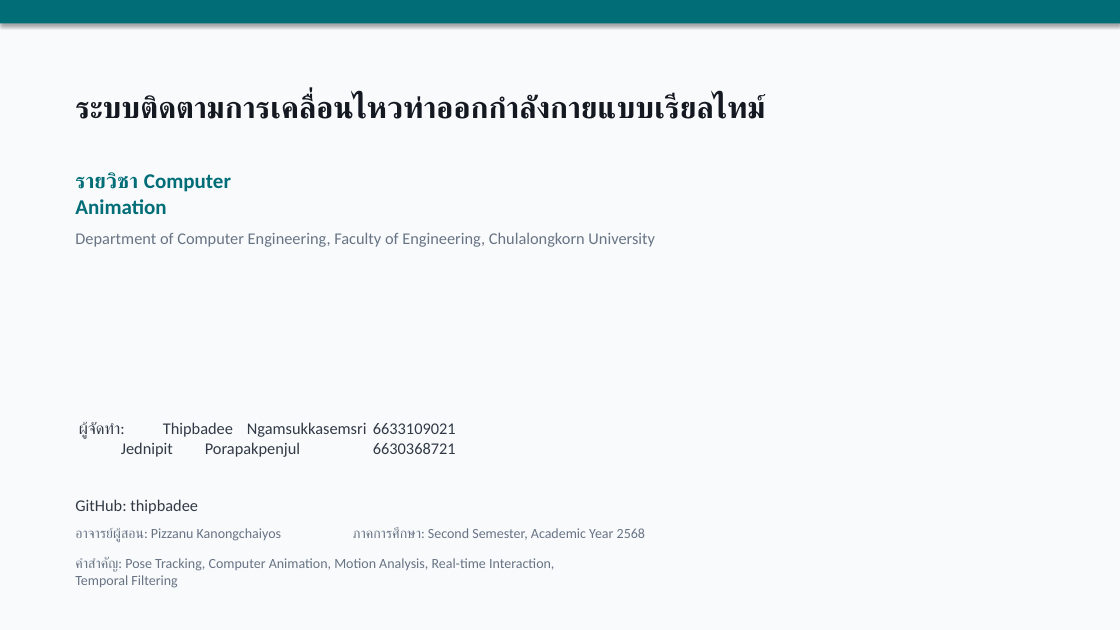
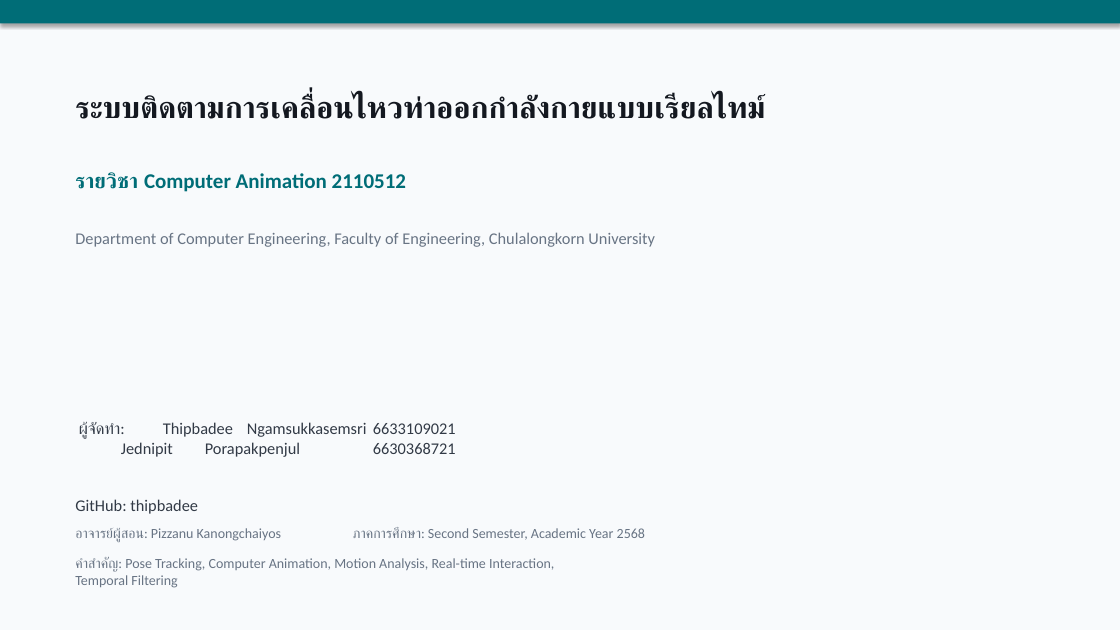
Before and after one commit to thipbadee/computer-animation-project-, a slide deck: slide 1 of report/presentation.pptx. Drawn at 1120x630 pixels with LibreOffice and Linux fonts; fonts in the diff are those of the drawing. Boxes give left, top, right and bottom in pixels: in the first picture for what was removed or moved away, otherwise in the second. Text is boxed around its words. In the diff, an @@ line names an element or a change of style, - is before the commit and + after.

```diff
--- a/report/presentation.pptx
+++ b/report/presentation.pptx
@@ text at (75,172,406,192): text changed @@
-รายวิชา Computer Animation
+รายวิชา Computer Animation 2110512
```
Also in this commit, not shown: 1 other file.
